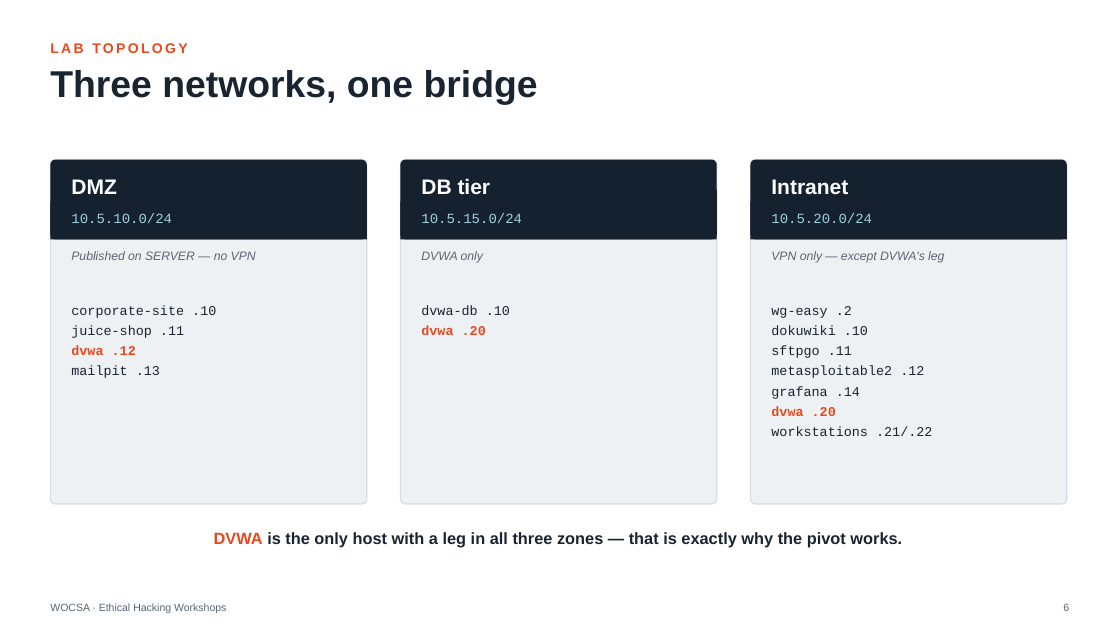
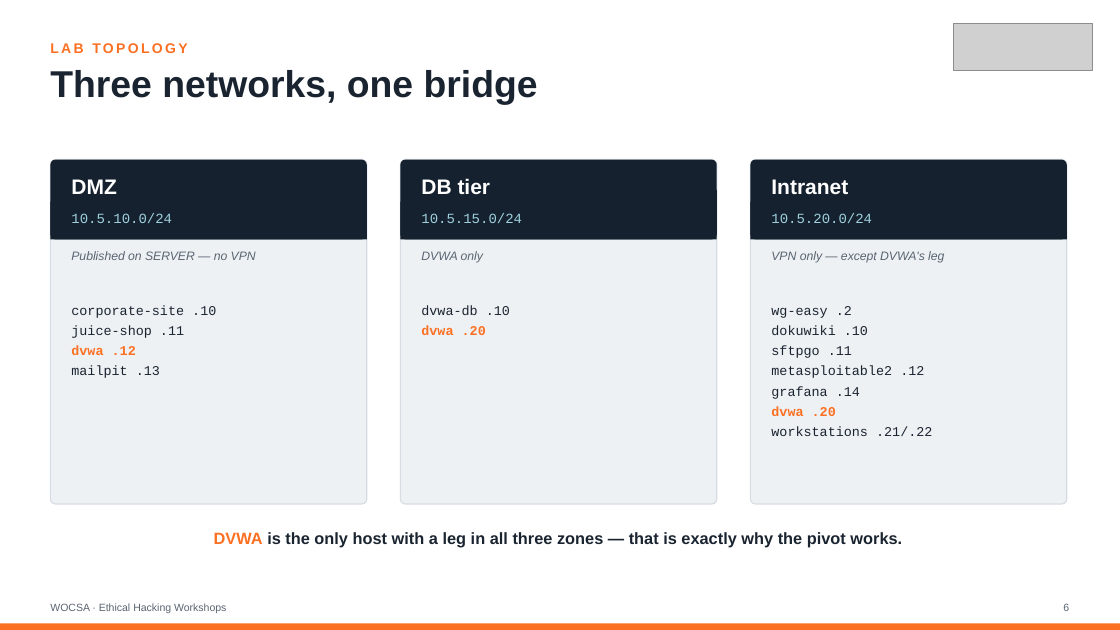
Before and after one commit to wocsa/WOCSA_Ethical_Hacking_Workshop, a slide deck: slide 6 of Network/Pivoting/WOCSA-Diapo_Pivoting_Lateral_Movement.pptx. Drawn at 1120x630 pixels with LibreOffice and Linux fonts; fonts in the diff are those of the drawing; grey boxes stand for pictures. Boxes give left, top, right and bottom in pixels: in the first picture for what was removed or moved away, otherwise in the second. Text is boxed around its words. In the diff, an @@ line names an element or a change of style, - is before the commit and + after.

```diff
--- a/Network/Pivoting/WOCSA-Diapo_Pivoting_Lateral_Movement.pptx
+++ b/Network/Pivoting/WOCSA-Diapo_Pivoting_Lateral_Movement.pptx
@@ picture added at (954,24,1092,70) @@
@@ text "LAB TOPOLOGY" at (50,43,187,53): text colour #E8481F to #FB7023 @@
@@ text at (421,326,486,335): text colour #E8481F to #FB7023 in "dvwa .20" @@
@@ text at (71,346,136,355): text colour #E8481F to #FB7023 in "dvwa .12" @@
@@ text at (771,406,836,416): text colour #E8481F to #FB7023 in "dvwa .20" @@
@@ text "DVWA is the only host ..." at (214,532,902,547): text colour #E8481F to #FB7023 in "DVWA" @@
@@ rectangle added at (0,623,1120,630), fill #FB7023 @@
```
Also in this commit, not shown: 16 other slides changed, 1 slide added, 1 other file.
